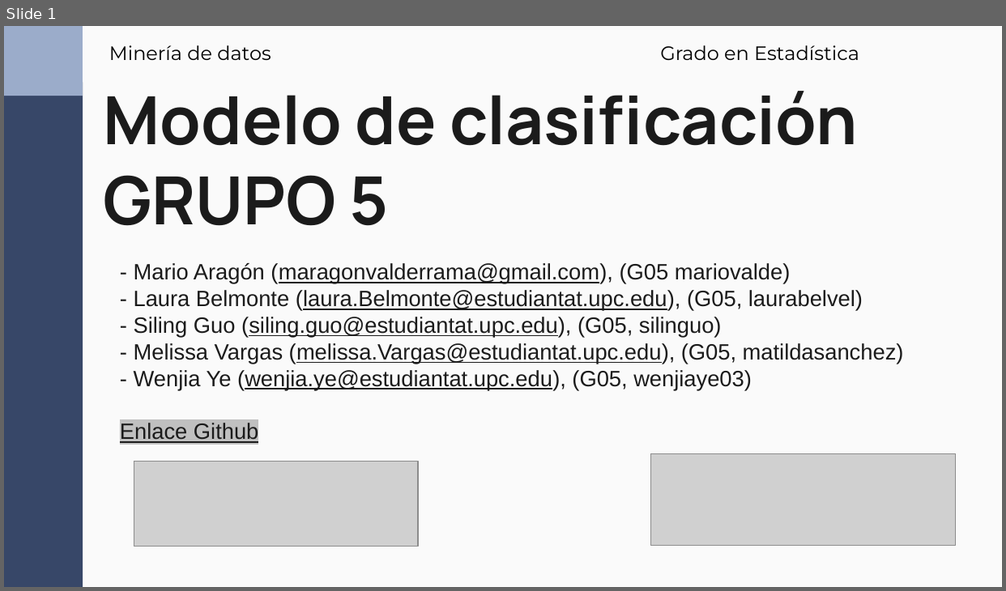
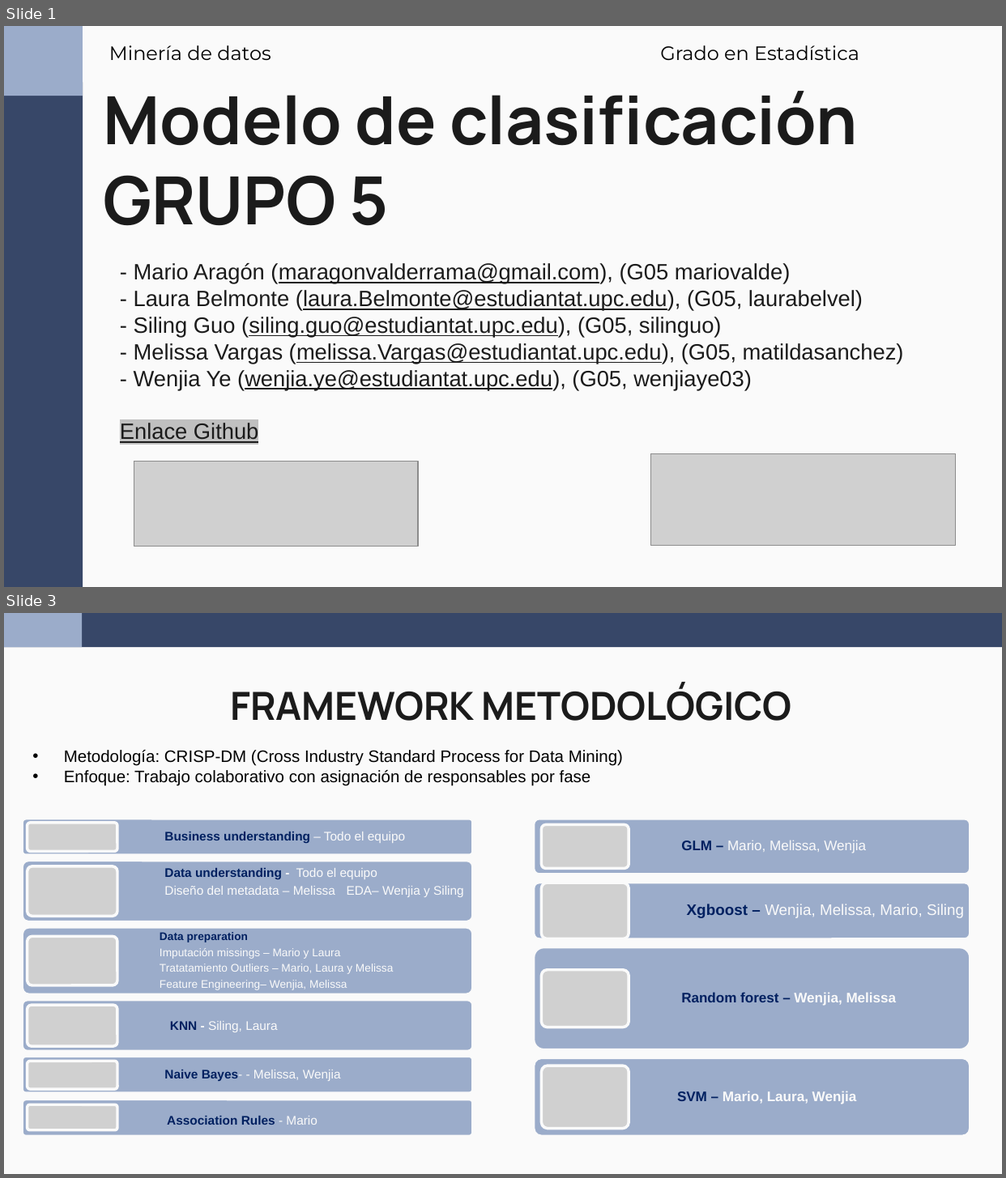
Before and after one commit to wen2111/Mineria, a slide deck: Entrega_2/00.REPORTE/Reporte_Grupo5_new.pptx. Shown one above the other, each under a label of ours: slide 1 before the commit, slides 1 and 3 after it; the slides between them are not shown. The pictures are 1006x591 and 1006x1178 pixels, drawn with LibreOffice and Linux fonts; fonts in the diff are those of the drawing; grey boxes stand for pictures. Boxes give left, top, right and bottom in pixels: in the first picture for what was removed or moved away, otherwise in the second. Text is boxed around its words. In the diff, an @@ line names an element or a change of style, - is before the commit and + after.

```diff
--- a/Entrega_2/00.REPORTE/Reporte_Grupo5_new.pptx
+++ b/Entrega_2/00.REPORTE/Reporte_Grupo5_new.pptx
@@ slide 3 added at box(4, 613, 1002, 1174), background #FAFAFA @@
@@ rectangle added at box(4, 613, 1002, 647), fill #374768 @@
@@ rectangle added at box(4, 613, 82, 647), fill #9BACCA @@
@@ title added at box(230, 684, 792, 721), 28 pt, text #1B1B1B, bold @@
+FRAMEWORK METODOLÓGICO
@@ text added at box(64, 750, 623, 786), 12 pt, text #000000 @@
+• Metodología: CRISP-DM (Cross Industry Standard Process for Data Mining)
+• Enfoque: Trabajo colaborativo con asignación de responsables por fase
@@ group added at box(534, 819, 971, 1137): 4 rounded rectangles, 4 pictures, 3 texts @@
+GLM – Mario, Melissa, Wenjia
+Xgboost – Wenjia, Melissa, Mario, Siling
+Random forest – Wenjia, Melissa
@@ text added at box(677, 1092, 857, 1105), 10 pt, text #FAFAFA, bold @@
+SVM – Mario, Laura, Wenjia
@@ group added at box(22, 819, 473, 1136): 6 rounded rectangles, 6 texts, 6 pictures @@
+Business understanding – Todo el equipo
+Data understanding - Todo el equipo
+Diseño del metadata – Melissa EDA– Wenjia y Siling
+Data preparation
+Imputación missings – Mario y Laura
+Tratatamiento Outliers – Mario, Laura y Melissa
+Feature Engineering– Wenjia, Melissa
+KNN - Siling, Laura
+Naive Bayes- - Melissa, Wenjia
+Association Rules - Mario
```
Also in this commit, not shown: 4 other slides added.
